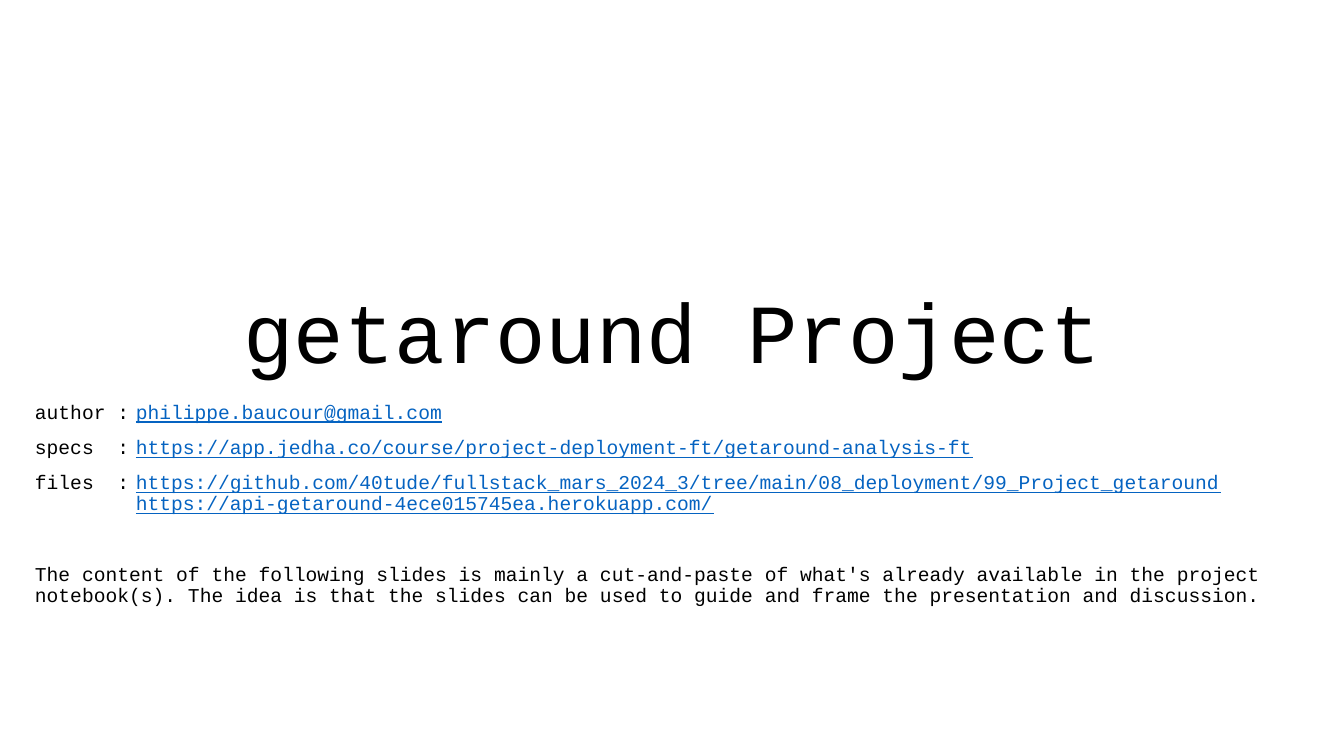
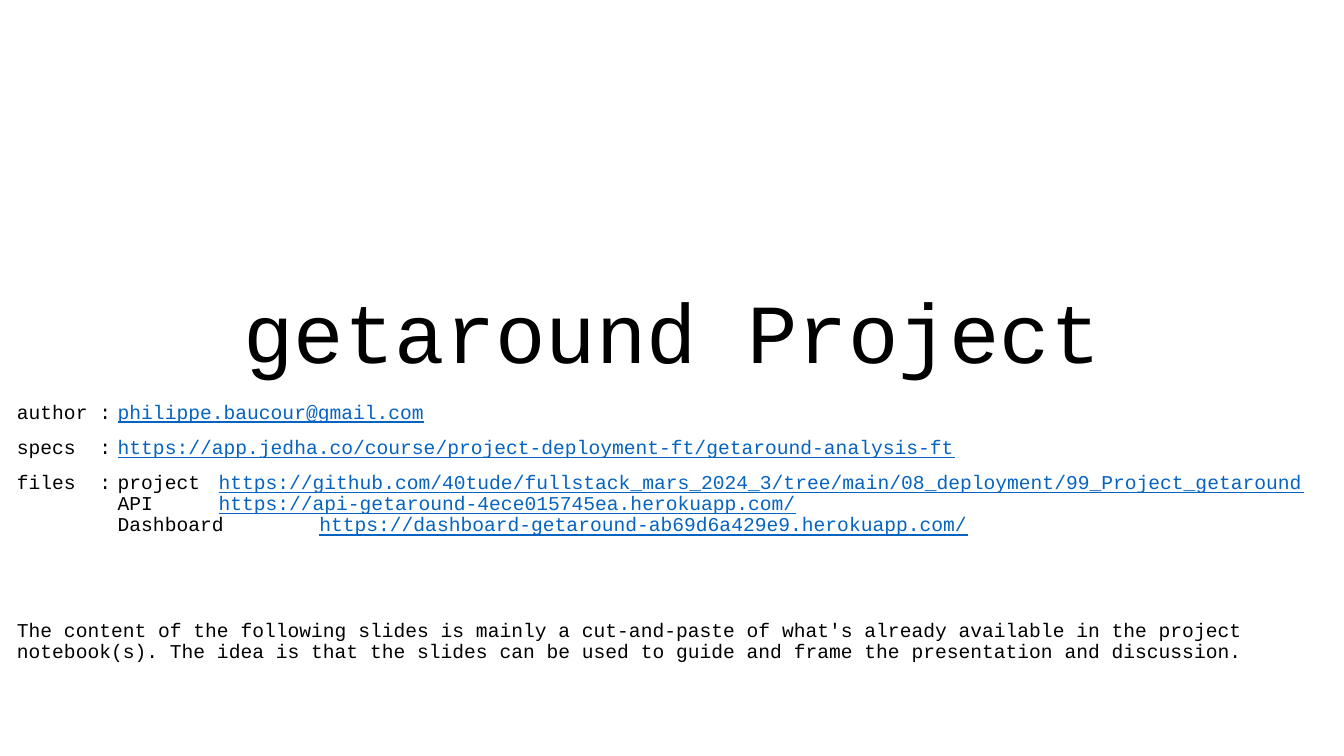
Before and after one commit to 40tude/02_Data-Science_Fullstack_march_2024, a slide deck: slide 1 of 08_deployment/99_Project_getaround/01_getaround_project.pptx. Drawn at 1344x756 pixels with LibreOffice and Linux fonts; fonts in the diff are those of the drawing. Boxes give left, top, right and bottom in pixels: in the first picture for what was removed or moved away, otherwise in the second. Text is boxed around its words. In the diff, an @@ line names an element or a change of style, - is before the commit and + after.

Commit message:
dashboard getaround finished? May be...

```diff
--- a/08_deployment/99_Project_getaround/01_getaround_project.pptx
+++ b/08_deployment/99_Project_getaround/01_getaround_project.pptx
@@ subtitle "author : philippe.baucour@gmail.com": place and size @@
-subtitle "author : philippe.baucour@gmail.com" at (35, 405, 1259, 606)
+subtitle "author : philippe.baucour@gmail.com" at (17, 405, 1302, 662)
@@ subtitle at (17, 475, 1302, 536): text changed @@
-files : https://github.com/40tude/fullstack_mars_2024_3/tree/main/08_deployment/99_Project_getaround
-https://api-getaround-4ece015745ea.herokuapp.com/
+files : project https://github.com/40tude/fullstack_mars_2024_3/tree/main/08_deployment/99_Project_getaround
+API https://api-getaround-4ece015745ea.herokuapp.com/
+Dashboard https://dashboard-getaround-ab69d6a429e9.herokuapp.com/
```
Also in this commit, not shown: 10 other files.
